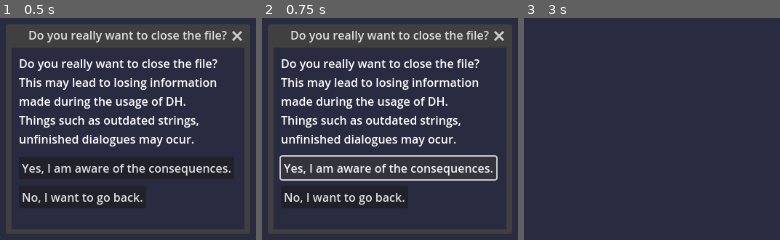
Above: before the commit, frames 1-3 (left to right).
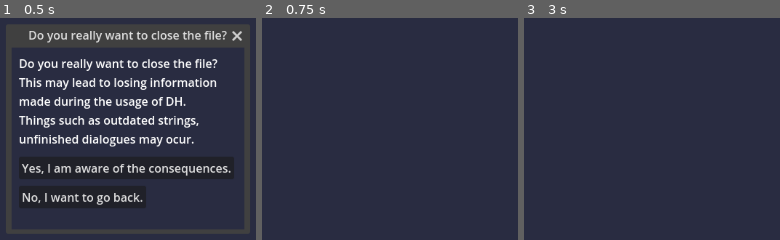
Above: after the commit, the same moments.

Repository: ryi3r/DialogueHelper
Game: Godot game, scene res://Subwindows/UnsavedChanges.tscn
Two runs of this game, one before a commit and one after it. Both use one fixed random seed, a clock stepped at 60 frames per second and the inputs below. This scene is started directly instead of the project's main scene.
Inputs (mouse positions are in pixels of both pictures, inside the frame that each line leads up to):
- Up to frame 1 (0.5 s): no input
- Up to frame 2 (0.75 s): click "Yes, I am aware of the conseq…" at 0.5 s
- Up to frame 3 (3 s): click (649, 168) at 1.25 s, where only the run before the commit has a clickable "Yes, I am aware of the conseq…"; click (649, 168) at 2 s, where only the run before the commit has a clickable "Yes, I am aware of the conseq…"; click (605, 197) at 2.75 s, where only the run before the commit has a clickable "No, I want to go back."

Frame 1 is identical in both runs. In frame 2, 14% of the frame differs, in the area x 6-95%, y 5-85%; in frame 3, nothing differs.
Error before the commit: Invalid call. Nonexistent function 'clear_data' in base 'Nil'. (res://Scripts/Subwindows/UnsavedChanges.gd:13)

Commit message:
Change behaviour on buttons with unsaved data

Diff:
--- a/Scripts/IFileHandler.gd
+++ b/Scripts/IFileHandler.gd
@@ -174,6 +174,7 @@
 						(Handle.string_table[_entry] as IStringTable).data.equal_strings_index = _index
 				_v += 1
 				Handle.loading_window.progress_bar.call_deferred("set_value", _v)
+		Handle.is_modified = false
 		Handle.loading_window.call_deferred("queue_free")
 	)
 	return _cthr
--- a/Scripts/MainNode.gd
+++ b/Scripts/MainNode.gd
@@ -74,6 +74,7 @@
 	font = IFont.get_font(Handle.current_font)
 	update_box(current_box)
 	update_font(current_font_id)
+	Handle.is_modified = false
 
 func _process(_delta: float) -> void:
 	if last_size != tree.root.size:
@@ -311,7 +312,21 @@
 					last_thread = IFileHandler.load_file(_path)
 				).set_delay(1.0 / 60.0)
 				_t.play()
-			if FileAccess.file_exists("user://enable_git.bool"):
+			if Handle.is_modified:
+				Handle.uc_window = Handle.uc_scene.instantiate()
+				Handle.uc_window.callback.connect(func() -> void:
+					if FileAccess.file_exists("user://enable_git.bool"):
+						_lambda.call("user://repo/Strings.txt")
+					else:
+						Handle.fd_window = Handle.fd_scene.instantiate()
+						Handle.fd_window.file_selected.connect(_lambda)
+						Handle.fd_window.close_requested.connect(Handle.fd_window.queue_free)
+						Handle.fd_window.canceled.connect(Handle.fd_window.queue_free)
+						add_child(Handle.fd_window)
+						Handle.fd_window.show()
+				)
+				add_child(Handle.uc_window)
+			elif FileAccess.file_exists("user://enable_git.bool"):
 				_lambda.call("user://repo/Strings.txt")
 			else:
 				Handle.fd_window = Handle.fd_scene.instantiate()
@@ -347,7 +362,7 @@
 		5: # Quit
 			if Handle.is_modified:
 				Handle.uc_window = Handle.uc_scene.instantiate()
-				Handle.uc_window.is_quitting = true
+				Handle.uc_window.callback.connect(tree.quit)
 				add_child(Handle.uc_window)
 			else:
 				get_tree().quit()
@@ -355,6 +370,7 @@
 			# Same functionality same code
 			if Handle.is_modified:
 				Handle.uc_window = Handle.uc_scene.instantiate()
+				Handle.uc_window.callback.connect(clear_data)
 				add_child(Handle.uc_window)
 			else:
 				clear_data()
@@ -380,6 +396,7 @@
 	current_box_node.value = current_box_node.min_value
 	current_color_node.color = Color.WHITE
 	Handle.last_string_id = 0
+	Handle.is_modified = false
 
 func about_menu_selected(_id: int) -> void:
 	match _id:
--- a/Scripts/Subwindows/UnsavedChanges.gd
+++ b/Scripts/Subwindows/UnsavedChanges.gd
@@ -1,16 +1,14 @@
 extends Window
 class_name WUnsavedChanges
 
-var is_quitting := false
+signal callback()
 
 func _on_close_requested() -> void:
 	queue_free()
 
 func _on_ok_button_pressed() -> void:
-	if is_quitting:
-		get_tree().quit()
-	else:
-		(get_parent() as WDialogueHelper).clear_data()
+	if !callback.is_null():
+		callback.emit()
 	queue_free()
 
 func _on_cancel_button_pressed() -> void:
